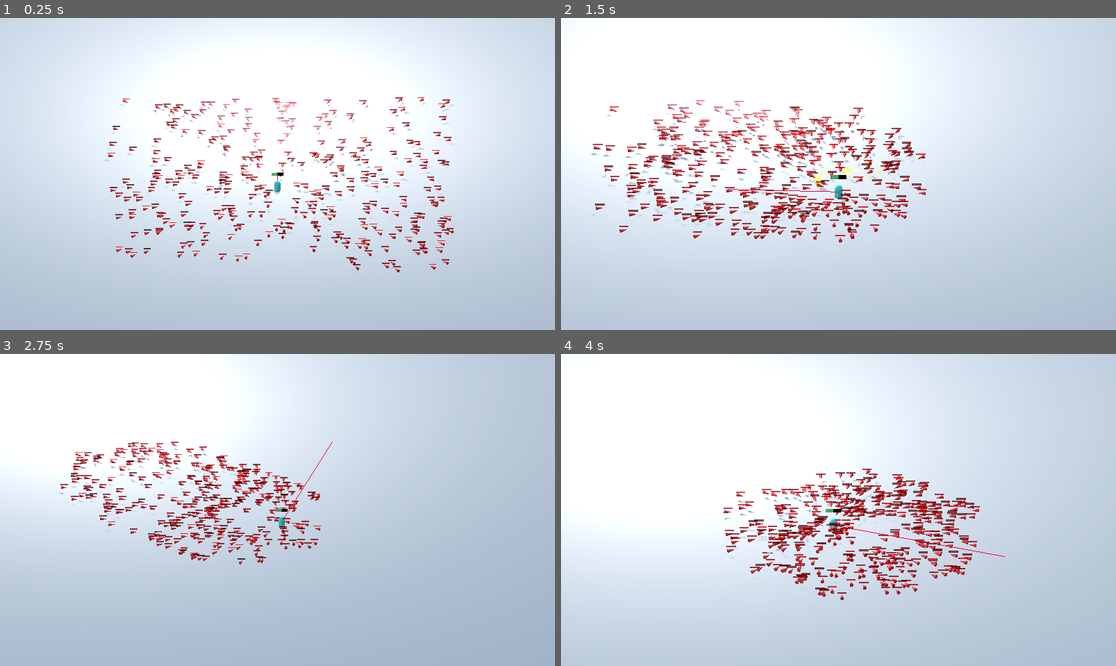
Above: before the commit, frames 1-4 (two rows, left to right).
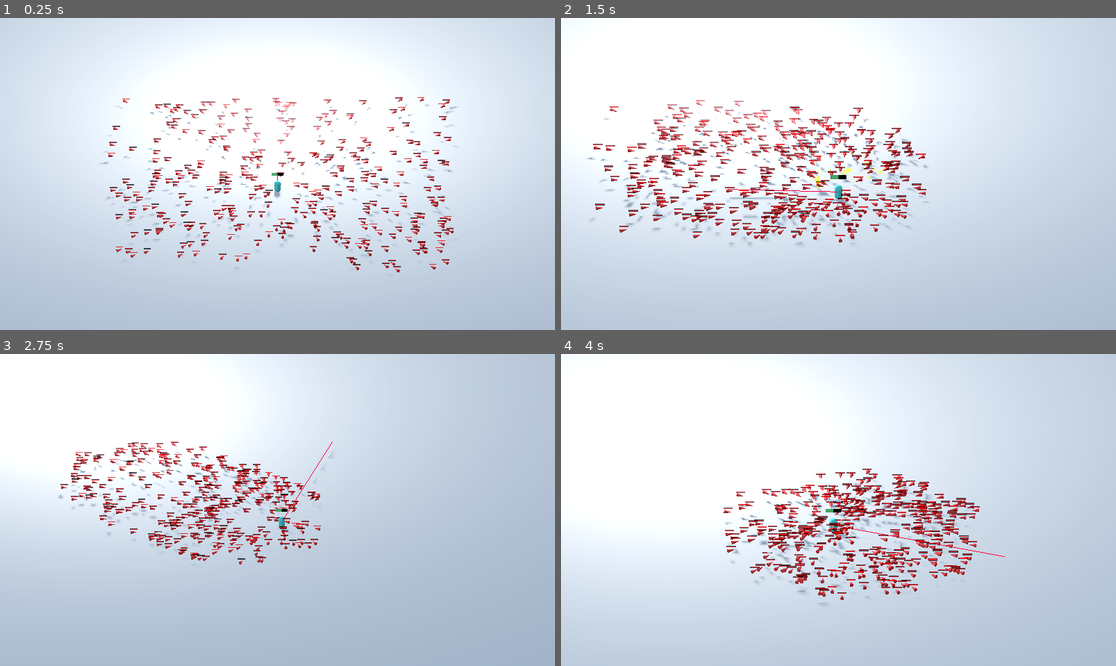
Above: after the commit, the same moments.

Repository: AnubrataDS/swarm
Game: Godot game, scene res://base.tscn
Two runs of this game, one before a commit and one after it. Both use one fixed random seed, a clock stepped at 60 frames per second and the inputs below.
Inputs (mouse positions are in pixels of both pictures, inside the frame that each line leads up to):
- Up to frame 1 (0.25 s): no input
- Up to frame 2 (1.5 s): move the mouse to (960, 158) at 0.52 s; press the mouse at (960, 158) at 0.53 s; hold D (right) 0.53-1.28 s; move the mouse to (727, 189) at 1.27 s; release the mouse at (727, 189) at 1.28 s; hold S (down) from 1.28 s (still down); tap Mouse wheel up (zoom_in) at 1.35 s
- Up to frame 3 (2.75 s): move the mouse to (333, 441) at 2.02 s; release S (down) at 2.03 s; hold D (right) from 2.03 s (still down); tap Mouse wheel down (zoom_out) at 2.1 s
- Up to frame 4 (4 s): move the mouse to (810, 572) at 2.77 s; release D (right) at 2.78 s; hold W (up) 2.78-3.53 s; click (810, 572) at 2.85 s; move the mouse to (1005, 556) at 3.52 s; hold A (left) from 3.53 s (still down); tap Mouse wheel up (zoom_in) at 3.6 s

The runs differ from the first frame. In frame 1, 0.9% of the frame differs, in the area x 18-83%, y 26-80%; in frame 2, 1.8%, in the area x 4-66%, y 28-73%; in frame 3, 0.6%; in frame 4, 0.9%.

Commit message:
align floor

Diff:
--- a/base.tscn
+++ b/base.tscn
@@ -33,7 +33,7 @@
 script = ExtResource("1_rpg24")
 
 [node name="Plane" type="MeshInstance3D" parent="."]
-transform = Transform3D(1, 0, 0, 0, 1, 0, 0, 0, 1, 0, -0.05, 0)
+transform = Transform3D(1, 0, 0, 0, 1, 0, 0, 0, 1, 0, -0.09, 0)
 mesh = SubResource("PlaneMesh_g5ejs")
 
 [node name="WorldEnvironment" type="WorldEnvironment" parent="."]
